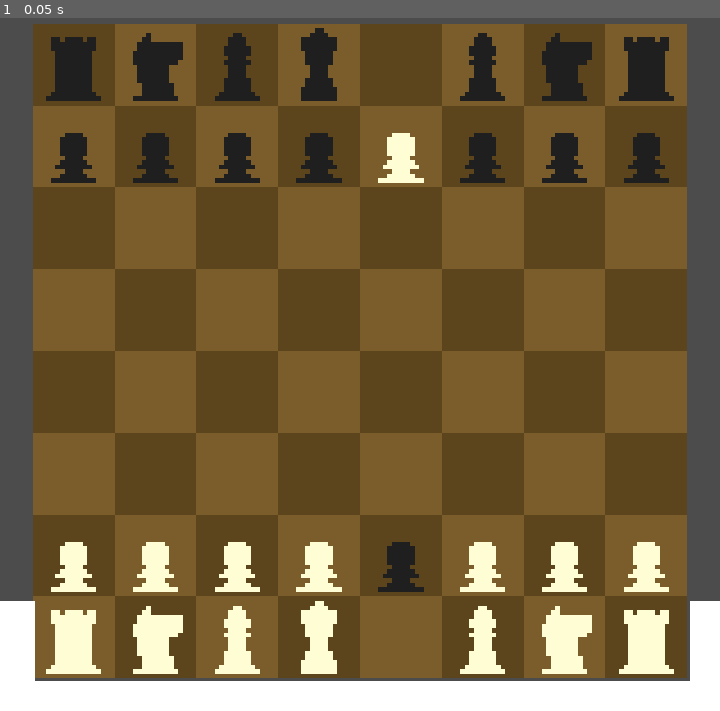
Above: before the commit, frame 1.
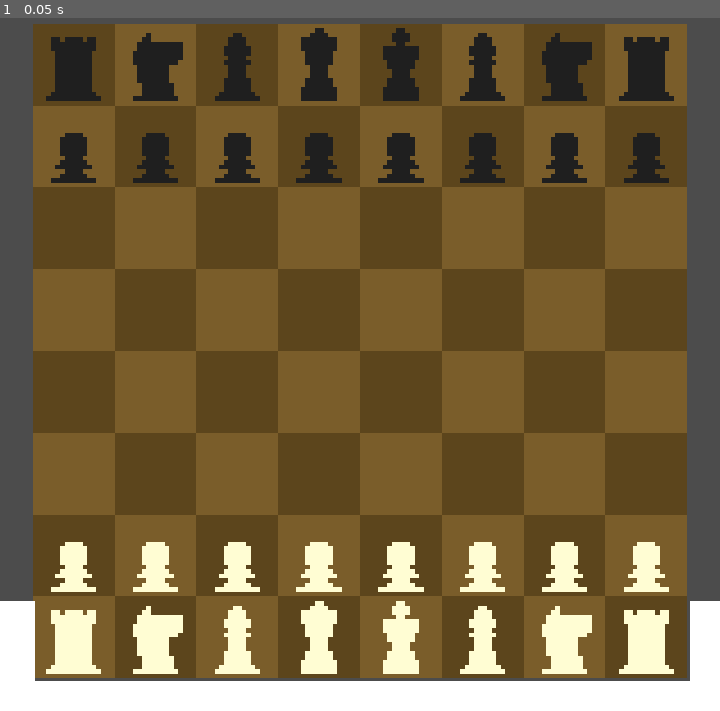
Above: after the commit, the same moment.

Repository: dranik544/chess-consisting-of-modules
Game: Godot game, scene res://scenes/main.tscn
Same seed, same stepped clock (60 frames per second), same inputs: the game is played once before the commit and once after it.
Inputs:
- Up to frame 1 (0.05 s): no input

The runs differ from the first frame. In frame 1, 1.3% of the frame differs, in the area x 52-59%, y 1-95%.

Commit message:
рокировка короля

Diff:
--- a/scenes/board.tscn
+++ b/scenes/board.tscn
@@ -1,8 +1,7 @@
-[gd_scene load_steps=4 format=2]
+[gd_scene load_steps=3 format=2]
 
 [ext_resource path="res://scenes/chess.gd" type="Script" id=1]
 [ext_resource path="res://sprites/Chess_board.png" type="Texture" id=2]
-[ext_resource path="res://scenes/pieces/pawn.gd" type="Script" id=3]
 
 [node name="board" type="Sprite"]
 texture = ExtResource( 2 )
@@ -16,8 +15,3 @@
 
 [node name="turn" type="Sprite" parent="."]
 scale = Vector2( 1.1, 1.1 )
-
-[node name="load pieces" type="Node" parent="."]
-
-[node name="pawn" type="Node" parent="load pieces"]
-script = ExtResource( 3 )
--- a/scenes/chess.gd
+++ b/scenes/chess.gd
@@ -40,14 +40,14 @@
 # -1 = black pawn
 
 var board: Array = [
-	[ 4,  2,  3,  5,  0,  3,  2,  4],
-	[ 1,  1,  1,  1, -1,  1,  1,  1],
+	[ 4,  2,  3,  5,  6,  3,  2,  4],
+	[ 1,  1,  1,  1,  1,  1,  1,  1],
 	[ 0,  0,  0,  0,  0,  0,  0,  0],
 	[ 0,  0,  0,  0,  0,  0,  0,  0],
 	[ 0,  0,  0,  0,  0,  0,  0,  0],
 	[ 0,  0,  0,  0,  0,  0,  0,  0],
-	[-1, -1, -1, -1,  1, -1, -1, -1],
-	[-4, -2, -3, -5,  0, -3, -2, -4],
+	[-1, -1, -1, -1, -1, -1, -1, -1],
+	[-4, -2, -3, -5, -6, -3, -2, -4],
 ]
 var whiteTurn: bool = true
 var state: bool
@@ -55,18 +55,25 @@
 var selectedPiece: Vector2
 var totalSteps: int = 0
 
+var whiteKing = false
+var blackKing = false
+var whiteRookLeft = false
+var whiteRookRight = false
+var blackRookLeft = false
+var blackRookRight = false
+
 
 func _ready():
 	_display_board()
 
 func _input(event):
 	if event is InputEventMouseButton && event.is_pressed():
-		if _is_mouse_out(): return
-
 		var pos: Vector2 = Vector2(
 			floor(get_global_mouse_position().x / CELL_WIDTH),
 			floor(-get_global_mouse_position().y / CELL_WIDTH)
 		)
+
+		if pos.x < 0 || pos.x > 7 || pos.y < 0 || pos.y > 7: return
 
 		print("Клик по ячейке: ", pos)
 		if !state && (whiteTurn && board[pos.y][pos.x] > 0 || !whiteTurn && board[pos.y][pos.x] < 0):
@@ -75,19 +82,6 @@
 			state = true
 		elif state:
 			_set_move(Vector2(pos.y, pos.x))
-
-func _is_mouse_out():
-	if (
-		get_global_mouse_position() < global_position + -Vector2(
-			CELL_WIDTH * (BOARD_SIZE / 2),
-			CELL_WIDTH * (BOARD_SIZE / 2)
-		)
-		||
-		get_global_mouse_position() > Vector2(
-			CELL_WIDTH * BOARD_SIZE,
-			CELL_WIDTH * BOARD_SIZE
-		)
-	): return true
 
 func _display_board():
 	_clear_board()
@@ -114,8 +108,7 @@
 
 				_: textureHolder.queue_free()
 
-	if whiteTurn: turn.texture = WHITE_TURN
-	else:         turn.texture = BLACK_TURN
+	turn.texture = WHITE_TURN if whiteTurn else BLACK_TURN
 
 func _clear_board():
 	for i in pieces.get_children():
@@ -128,12 +121,45 @@
 func _set_move(pos: Vector2):
 	for i in moves:
 		if i.x == pos.x && i.y == pos.y:
-			board[pos.x][pos.y] = board[selectedPiece.x][selectedPiece.y]
 			match board[selectedPiece.x][selectedPiece.y]:
 				1:
 					if i.x == 7: _change_piece(pos, 5)
 				-1:
 					if i.x == 0: _change_piece(pos, -5)
+				4:
+					if selectedPiece.x == 0 && selectedPiece.y == 0: whiteRookLeft = true
+					elif selectedPiece.x == 7 && selectedPiece.y == 0: whiteRookRight = true
+				-4:
+					if selectedPiece.x == 0 && selectedPiece.y == 7: whiteRookLeft = true
+					elif selectedPiece.x == 7 && selectedPiece.y == 7: whiteRookRight = true
+				6:
+					if selectedPiece.x == 0 && selectedPiece.y == 4:
+						whiteKing = true
+						if i.y == 2:
+							whiteRookLeft = true
+							whiteRookRight = true
+							board[0][0] = 0
+							board[0][3] = 4
+						if i.y == 6:
+							whiteRookLeft = true
+							whiteRookRight = true
+							board[0][7] = 0
+							board[0][5] = 4
+				-6:
+					if selectedPiece.x == 7 && selectedPiece.y == 4:
+						blackKing = true
+						if i.y == 2:
+							blackRookLeft = true
+							blackRookRight = true
+							board[7][0] = 0
+							board[7][3] = -4
+						if i.y == 6:
+							blackRookLeft = true
+							blackRookRight = true
+							board[7][7] = 0
+							board[7][5] = -4
+
+			board[pos.x][pos.y] = board[selectedPiece.x][selectedPiece.y]
 			board[selectedPiece.x][selectedPiece.y] = 0
 			whiteTurn = not whiteTurn
 			state = false
@@ -245,6 +271,17 @@
 		Vector2(-1, 1),
 	]
 
+	if whiteTurn && !whiteKing:
+		if !whiteRookLeft && _is_empty(Vector2(0, 1)) && _is_empty(Vector2(0, 2)) && _is_empty(Vector2(0, 3)):
+			directions.append(Vector2(0, -2))
+		if !whiteRookRight && _is_empty(Vector2(0, 6)) && _is_empty(Vector2(0, 5)):
+			directions.append(Vector2(0, 2))
+	elif !whiteTurn && !blackKing:
+		if !blackRookLeft && _is_empty(Vector2(7, 1)) && _is_empty(Vector2(7, 2)) && _is_empty(Vector2(7, 3)):
+			directions.append(Vector2(0, -2))
+		if !blackRookRight && _is_empty(Vector2(7, 6)) && _is_empty(Vector2(7, 5)):
+			directions.append(Vector2(0, 2))
+
 	return _calculate_moves(directions, true)
 
 func _get_knight_moves():
--- a/scenes/main.tscn
+++ b/scenes/main.tscn
@@ -1,6 +1,7 @@
-[gd_scene load_steps=2 format=2]
+[gd_scene load_steps=3 format=2]
 
 [ext_resource path="res://scenes/board.tscn" type="PackedScene" id=1]
+[ext_resource path="res://scenes/pieces/pawn.gd" type="Script" id=2]
 
 [node name="main" type="Node2D"]
 
@@ -9,7 +10,12 @@
 current = true
 zoom = Vector2( 0.22, 0.22 )
 
+[node name="CanvasLayer" type="CanvasLayer" parent="."]
+
 [node name="board" parent="." instance=ExtResource( 1 )]
 position = Vector2( 72, -72 )
 
-[node name="CanvasLayer" type="CanvasLayer" parent="."]
+[node name="load pieces" type="Node" parent="board"]
+
+[node name="pawn" type="Node" parent="board/load pieces"]
+script = ExtResource( 2 )
